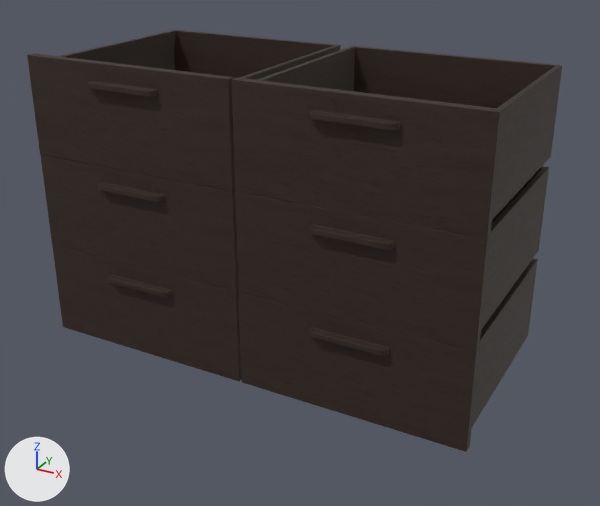
Two versions of the glTF model modeliai/baldai/spintele.glb, one commit apart.
Before and after are seen from a 50 mm camera at (0.834, -1.506, 1.061) aimed at (0.023, -0.031, 0.324). The axes (+X, +Y, +Z) are drawn at lower left. The lights are the same throughout. The picture after the commit comes second.

Objects in the first picture: 'Drawer1', 'Drawer2', 'Drawer3', 'Drawer4', 'Drawer5', 'Drawer6'.
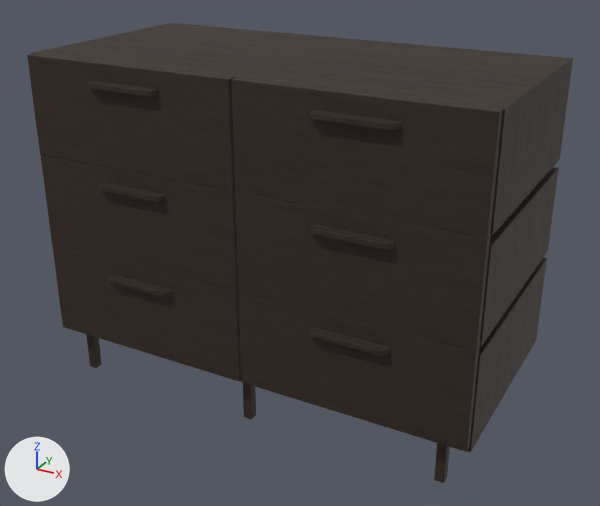
The change, as JSON lines over the scene's bpy script:
```json
{"op": "add", "block": "me_spintele", "code": ["me_spintele = bpy.data.meshes.new('Spintele')", "me_spintele.from_pydata(...)  # 5424 vertices, 10824 faces; spans x -0.5..0.5, y -0.24..0.24, z 0.0..0.748", "me_spintele.materials.append(mat_dark_wood)"]}
{"op": "add", "block": "ob_spintele", "code": ["ob_spintele = bpy.data.objects.new('Spintele', me_spintele)", "ob_spintele.location = (0.0, 0.0, 0.0)"]}
```

Pixel boxes [x1, y1, x2, y2] of what changed, in the pictures (600 x 506 px):
```json
{"object": "Spintele", "change": "added", "after": [31, 23, 573, 483]}
```
